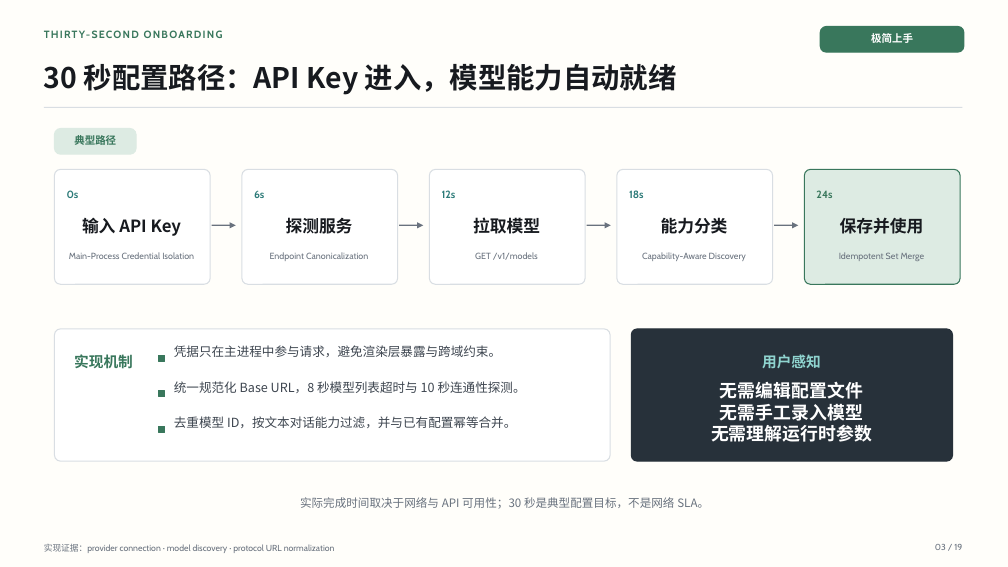
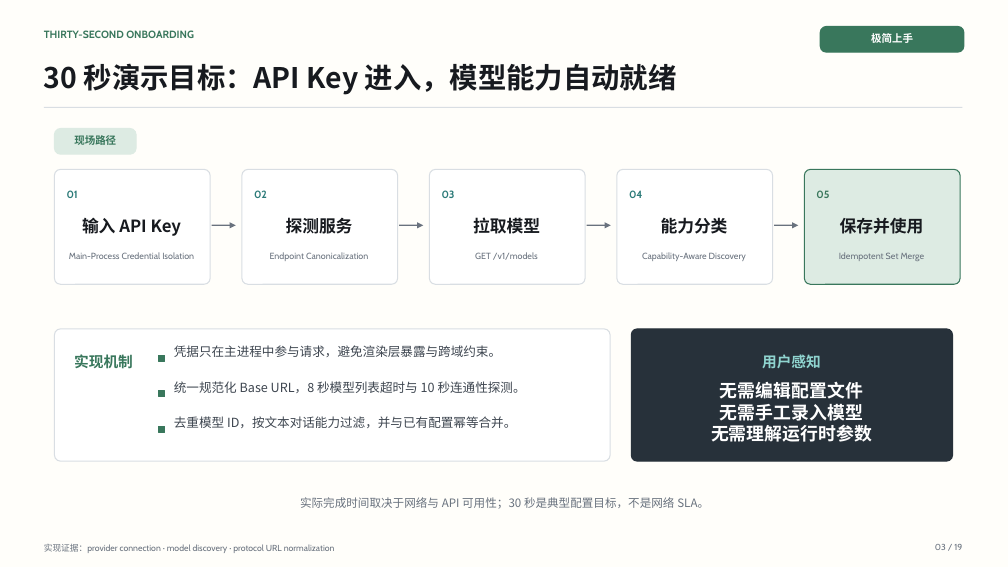
Before and after one commit to 2830500285/BAI-Work, a slide deck: slide 3 of docs/presentation/BAI-Work-Defense-Deck.pptx. Drawn at 1008x567 pixels with LibreOffice and Linux fonts; fonts in the diff are those of the drawing. Boxes give left, top, right and bottom in pixels: in the first picture for what was removed or moved away, otherwise in the second. Text is boxed around its words. In the diff, an @@ line names an element or a change of style, - is before the commit and + after.

```diff
--- a/docs/presentation/BAI-Work-Defense-Deck.pptx
+++ b/docs/presentation/BAI-Work-Defense-Deck.pptx
@@ text "THIRTY-SECOND ONBOARDING" at (44,30,194,38): letter spacing 1.2 to 0 pt @@
@@ text at (44,63,677,95): text changed @@
-30 秒配置路径：API Key 进入，模型能力自动就绪
+30 秒演示目标：API Key 进入，模型能力自动就绪
@@ text at (74,134,116,148): text changed @@
-典型路径
+现场路径
@@ text at (67,190,78,198): text changed @@
-0s
+01
@@ text at (254,190,267,198): text changed @@
-6s
+02
@@ text at (442,190,455,198): text changed @@
-12s
+03
@@ text at (629,190,642,198): text changed @@
-18s
+04
@@ text at (816,190,829,198): text changed @@
-24s
+05
```
Also in this commit, not shown: 18 other slides changed, 4 other files.
